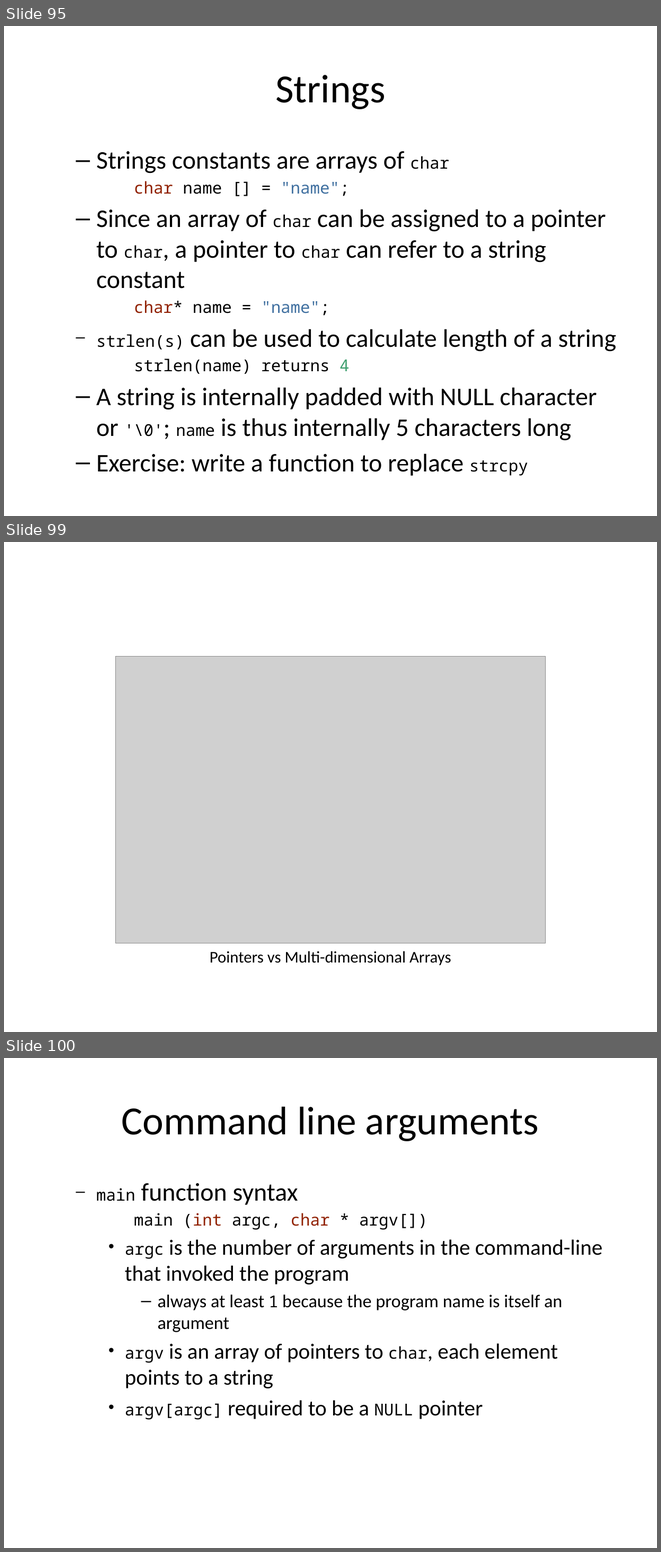
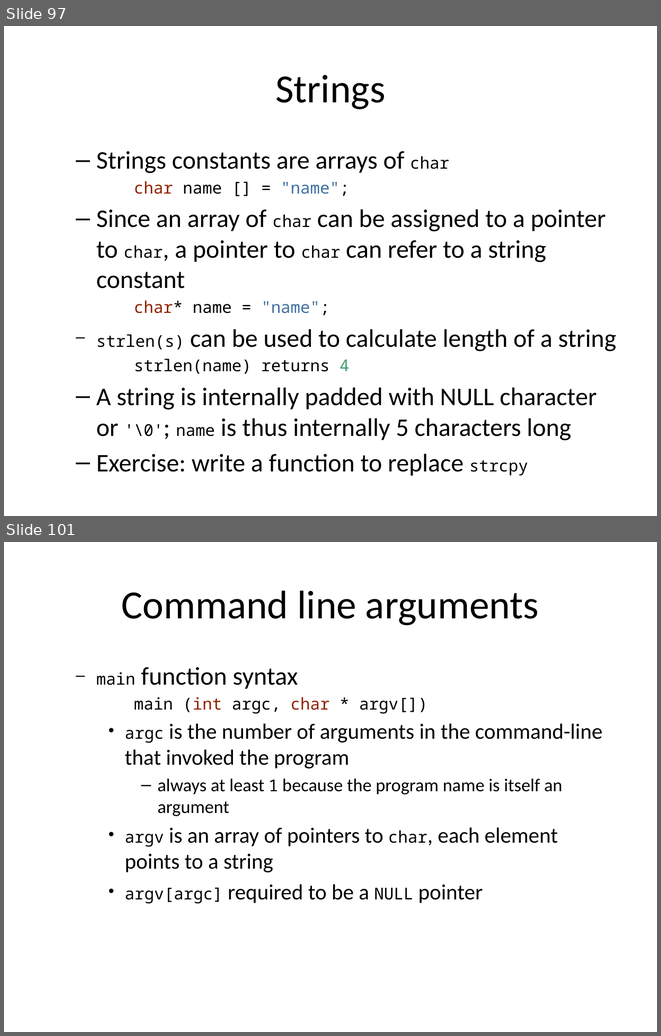
Before and after one commit to tewarid/course-c, a slide deck: slides.pptx. Shown one above the other, each under a label of ours: slides 95, 99 and 100 before the commit, slides 97 and 101 after it; the slides between them are not shown. The pictures are 661x1552 and 661x1036 pixels, drawn with LibreOffice and Linux fonts; fonts in the diff are those of the drawing; grey boxes stand for pictures. Boxes give left, top, right and bottom in pixels: in the first picture for what was removed or moved away, otherwise in the second. Text is boxed around its words. In the diff, an @@ line names an element or a change of style, - is before the commit and + after.

```diff
--- a/slides.pptx
+++ b/slides.pptx
@@ slide 99 removed at (x1=4, y1=542, x2=657, y2=1032), background #FFFFFF @@
@@ picture removed at (x1=116, y1=656, x2=545, y2=943) @@
@@ text removed at (x1=210, y1=951, x2=451, y2=965) @@
-Pointers vs Multi-dimensional Arrays
@@ what was slide 95 is now slide 97 @@
@@ what was slide 100 is now slide 101 @@
```
Also in this commit, not shown: 9 slides changed, 2 slides added, 1 other slide removed, 14 other files.
